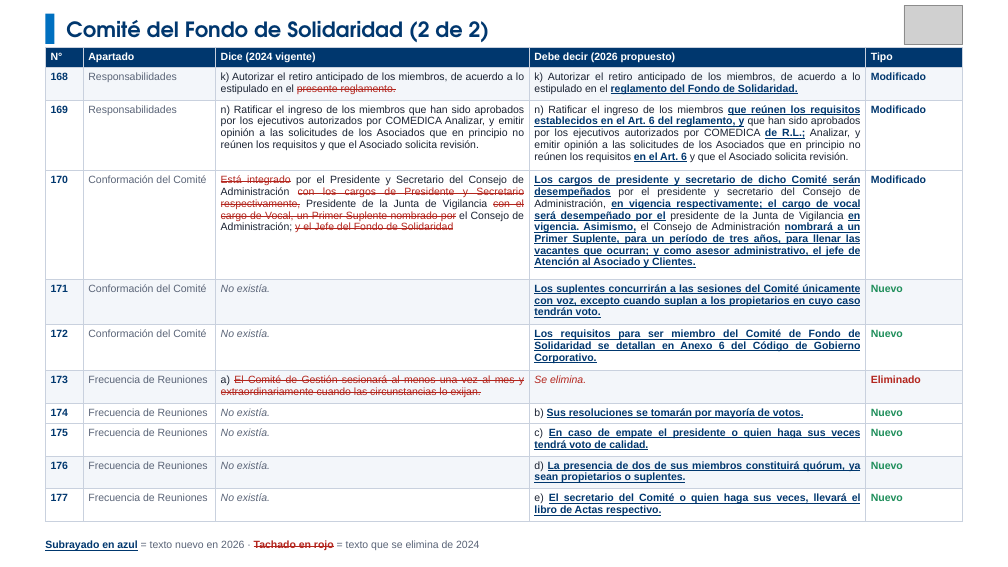
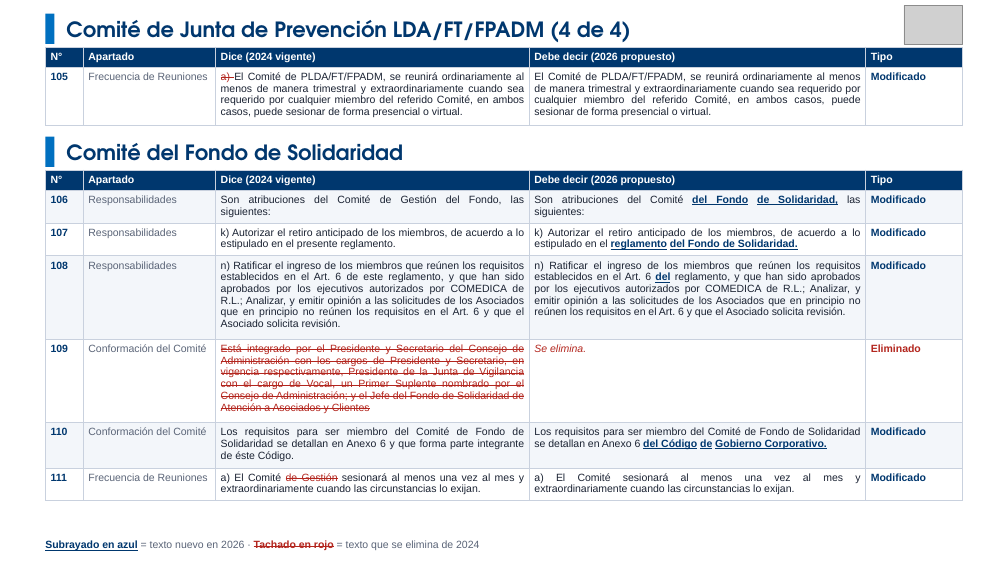
Before and after one commit to menjivar201280/riesgo, a slide deck: slide 33 of comparativo-comite-riesgos/Comparativo_Comite_Riesgos_V03_vs_V04.pptx (slide 39 before the commit). Drawn at 1008x567 pixels with LibreOffice and Linux fonts; fonts in the diff are those of the drawing; grey boxes stand for pictures. Boxes give left, top, right and bottom in pixels: in the first picture for what was removed or moved away, otherwise in the second. Text is boxed around its words. In the diff, an @@ line names an element or a change of style, - is before the commit and + after.

```diff
--- a/comparativo-comite-riesgos/Comparativo_Comite_Riesgos_V03_vs_V04.pptx
+++ b/comparativo-comite-riesgos/Comparativo_Comite_Riesgos_V03_vs_V04.pptx
@@ text added at [66,20,631,42], 20 pt, text #00376E, bold @@
+Comité de Junta de Prevención LDA/FT/FPADM (4 de 4)
@@ table added at [45,47,963,125], 2 rows, 5 columns @@
+N° | Apartado | Dice (2024 vigente) | Debe decir (2026 propuesto) | Tipo
+105 | Frecuencia de Reuniones | a) El Comité de PLDA/FT/FPADM, se reunirá ordinariamente al menos de manera trimestral y extraordinariamente cuando sea requerido por cualquier miembro del referido Comité, en ambos casos, puede sesionar de forma presencial o virtual. | El Comité de PLDA/FT/FPADM, se reunirá ordinariamente al menos de manera trimestral y extraordinariamente cuando sea requerido por cualquier miembro del referido Comité, en ambos casos, puede sesionar de forma presencial o virtual. | Modificado
@@ rectangle added at [45,137,54,167], fill #0070C0 @@
@@ text at [66,143,403,161]: text changed @@
-Comité del Fondo de Solidaridad (2 de 2)
+Comité del Fondo de Solidaridad
@@ table at [45,170,963,501] @@
-row 2: 168 | Responsabilidades | k) Autorizar el retiro anticipado de los miembros, de acuerdo a lo estipulado en el presente reglamento. | k) Autorizar el retiro anticipado de los miembros, de acuerdo a lo estipulado en el reglamento del Fondo de Solidaridad. | Modificado
-row 3: 169 | Responsabilidades | n) Ratificar el ingreso de los miembros que han sido aprobados por los ejecutivos autorizados por COMEDICA Analizar, y emitir opinión a las solicitudes de los Asociados que en principio no reúnen los requisitos y que el Asociado solicita revisión. | n) Ratificar el ingreso de los miembros que reúnen los requisitos establecidos en el Art. 6 del reglamento, y que han sido aprobados por los ejecutivos autorizados por COMEDICA de R.L.; Analizar, y emitir opinión a las solicitudes de los Asociados que en principio no reúnen los requisitos en el Art. 6 y que el Asociado solicita revisión. | Modificado
-row 4: 170 | Conformación del Comité | Está integrado por el Presidente y Secretario del Consejo de Administración con los cargos de Presidente y Secretario respectivamente, Presidente de la Junta de Vigilancia con el cargo de Vocal, un Primer Suplente nombrado por el Consejo de Administración; y el Jefe del Fondo de Solidaridad | Los cargos de presidente y secretario de dicho Comité serán desempeñados por el presidente y secretario del Consejo de Administración, en vigencia respectivamente; el cargo de vocal será desempeñado por el presidente de la Junta de Vigilancia en vigencia. Asimismo, el Consejo de Administración nombrará a un Primer Suplente, para un período de tres años, para llenar las vacantes que ocurran; y como asesor administrativo, el jefe de Atención al Asociado y Clientes. | Modificado
-row 5: 171 | Conformación del Comité | No existía. | Los suplentes concurrirán a las sesiones del Comité únicamente con voz, excepto cuando suplan a los propietarios en cuyo caso tendrán voto. | Nuevo
-row 6: 172 | Conformación del Comité | No existía. | Los requisitos para ser miembro del Comité de Fondo de Solidaridad se detallan en Anexo 6 del Código de Gobierno Corporativo. | Nuevo
-row 7: 173 | Frecuencia de Reuniones | a) El Comité de Gestión sesionará al menos una vez al mes y extraordinariamente cuando las circunstancias lo exijan. | Se elimina. | Eliminado
-row 8: 174 | Frecuencia de Reuniones | No existía. | b) Sus resoluciones se tomarán por mayoría de votos. | Nuevo
-row 9: 175 | Frecuencia de Reuniones | No existía. | c) En caso de empate el presidente o quien haga sus veces tendrá voto de calidad. | Nuevo
-row 10: 176 | Frecuencia de Reuniones | No existía. | d) La presencia de dos de sus miembros constituirá quórum, ya sean propietarios o suplentes. | Nuevo
-row 11: 177 | Frecuencia de Reuniones | No existía. | e) El secretario del Comité o quien haga sus veces, llevará el libro de Actas respectivo. | Nuevo
+row 2: 106 | Responsabilidades | Son atribuciones del Comité de Gestión del Fondo, las siguientes: | Son atribuciones del Comité del Fondo de Solidaridad, las siguientes: | Modificado
+row 3: 107 | Responsabilidades | k) Autorizar el retiro anticipado de los miembros, de acuerdo a lo estipulado en el presente reglamento. | k) Autorizar el retiro anticipado de los miembros, de acuerdo a lo estipulado en el reglamento del Fondo de Solidaridad. | Modificado
+row 4: 108 | Responsabilidades | n) Ratificar el ingreso de los miembros que reúnen los requisitos establecidos en el Art. 6 de este reglamento, y que han sido aprobados por los ejecutivos autorizados por COMEDICA de R.L.; Analizar, y emitir opinión a las solicitudes de los Asociados que en principio no reúnen los requisitos en el Art. 6 y que el Asociado solicita revisión. | n) Ratificar el ingreso de los miembros que reúnen los requisitos establecidos en el Art. 6 del reglamento, y que han sido aprobados por los ejecutivos autorizados por COMEDICA de R.L.; Analizar, y emitir opinión a las solicitudes de los Asociados que en principio no reúnen los requisitos en el Art. 6 y que el Asociado solicita revisión. | Modificado
+row 5: 109 | Conformación del Comité | Está integrado por el Presidente y Secretario del Consejo de Administración con los cargos de Presidente y Secretario, en vigencia respectivamente, Presidente de la Junta de Vigilancia con el cargo de Vocal, un Primer Suplente nombrado por el Consejo de Administración; y el Jefe del Fondo de Solidaridad de Atención a Asociados y Clientes | Se elimina. | Eliminado
+row 6: 110 | Conformación del Comité | Los requisitos para ser miembro del Comité de Fondo de Solidaridad se detallan en Anexo 6 y que forma parte integrante de éste Código. | Los requisitos para ser miembro del Comité de Fondo de Solidaridad se detallan en Anexo 6 del Código de Gobierno Corporativo. | Modificado
+row 7: 111 | Frecuencia de Reuniones | a) El Comité de Gestión sesionará al menos una vez al mes y extraordinariamente cuando las circunstancias lo exijan. | a) El Comité sesionará al menos una vez al mes y extraordinariamente cuando las circunstancias lo exijan. | Modificado
@@ table: place and size @@
-table at [45,47,963,520]
+table at [45,170,963,501]
```
Also in this commit, not shown: 16 other slides changed, 1 slide added, 8 slides removed.
